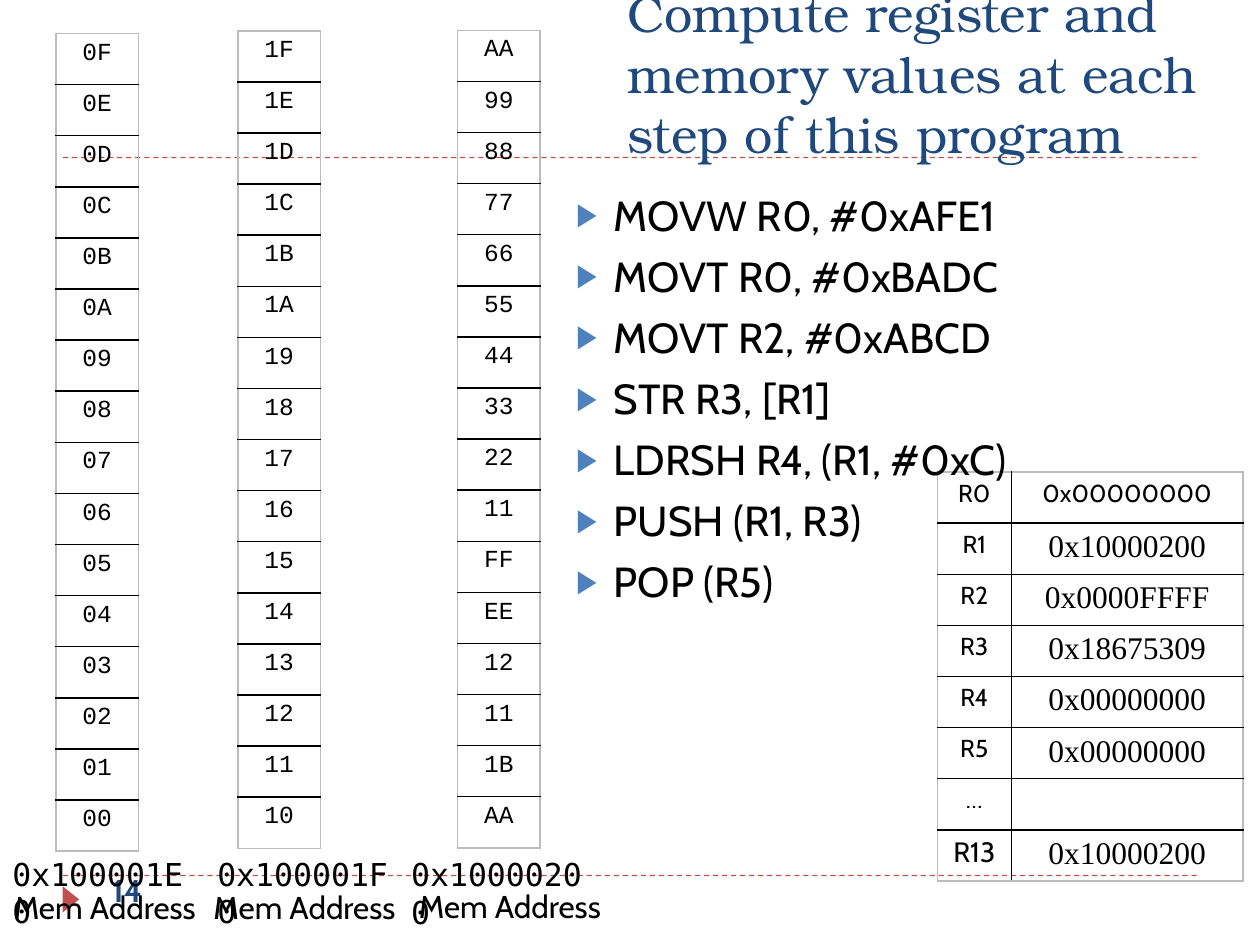
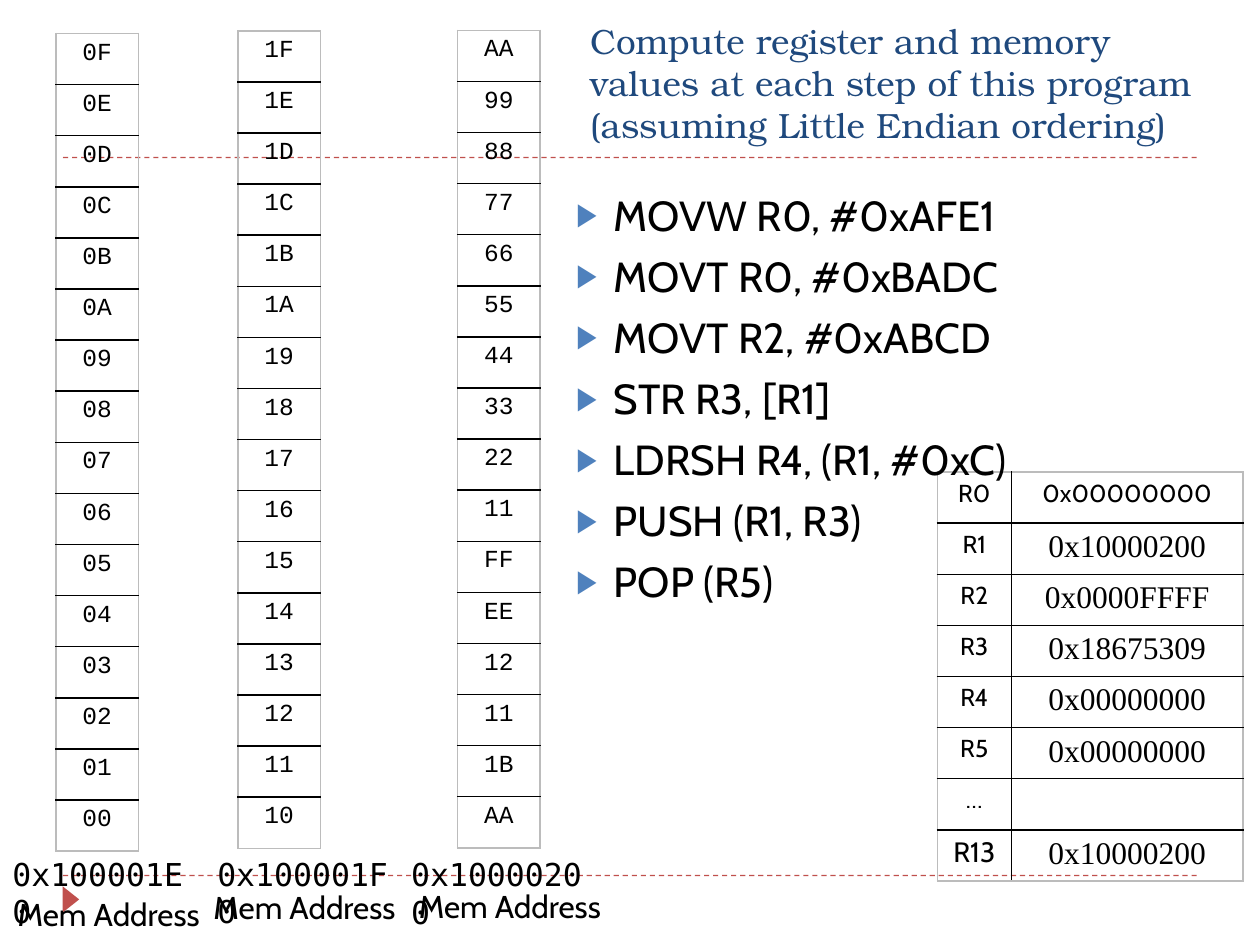
Before and after one commit to guhofstra/CSC111Fa25, a slide deck: slide 14 of PPTs/Ch5_ARM_Load_Store_Exercises.pptx. Drawn at 1260x945 pixels with LibreOffice and Linux fonts; fonts in the diff are those of the drawing. Boxes give left, top, right and bottom in pixels: in the first picture for what was removed or moved away, otherwise in the second. Text is boxed around its words. In the diff, an @@ line names an element or a change of style, - is before the commit and + after.

```diff
--- a/PPTs/Ch5_ARM_Load_Store_Exercises.pptx
+++ b/PPTs/Ch5_ARM_Load_Store_Exercises.pptx
@@ title at (x1=590, y1=29, x2=1192, y2=147): text changed; size 28.8 to 20 pt @@
-Compute register and memory values at each step of this program
+Compute register and memory values at each step of this program (assuming Little Endian ordering)
@@ text "Mem Address" rewrapped from (x1=14, y1=892, x2=196, y2=924) to (x1=18, y1=899, x2=200, y2=927) @@
@@ page number removed at (x1=112, y1=875, x2=142, y2=909) @@
-14
```
Also in this commit, not shown: 6 other files.
